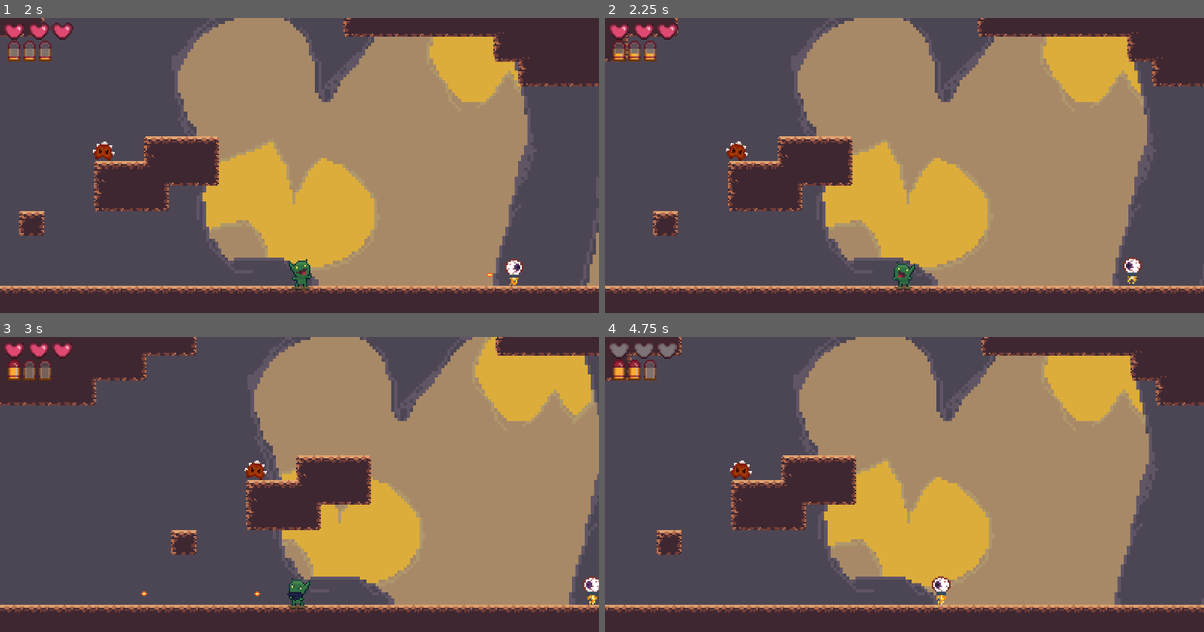
Above: before the commit, frames 1-4 (two rows, left to right).
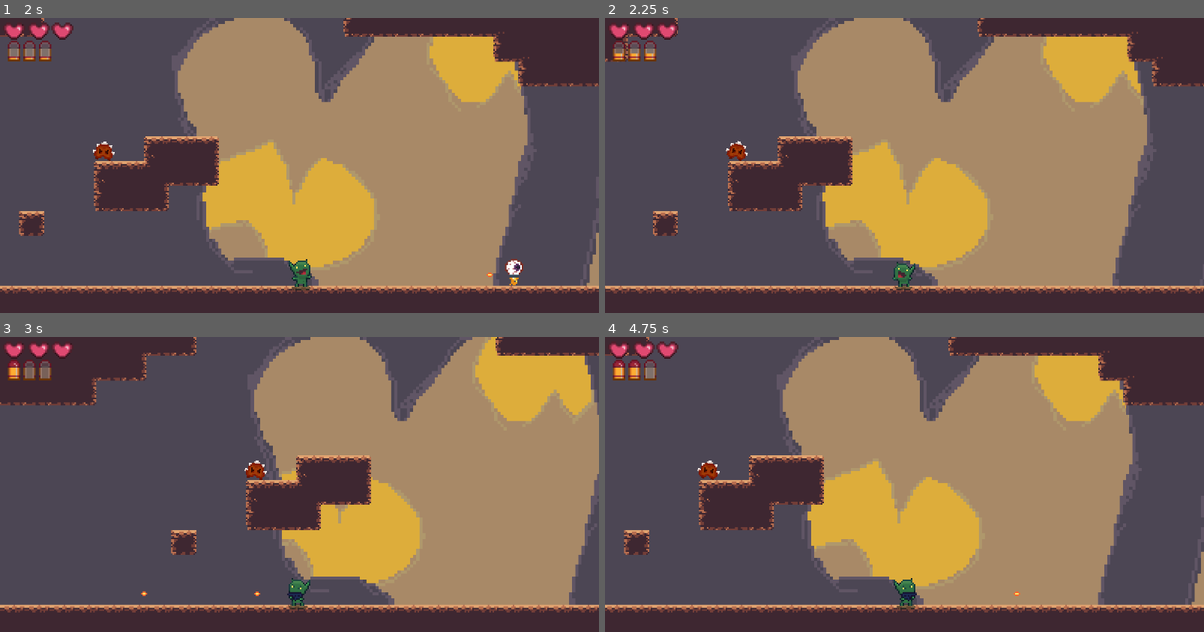
Above: after the commit, the same moments.

Repository: htimsekim/gobbo
Game: Godot game, scene res://src/Main/Game.tscn
Same seed, same stepped clock (60 frames per second), same inputs: the game is played once before the commit and once after it.
Inputs (mouse positions are in pixels of both pictures, inside the frame that each line leads up to):
- Up to frame 1 (2 s): move the mouse to (431, 168) at 0.52 s; hold Right (move_right) 0.53-1.25 s; hold S (crouch) 0.53-1.25 s; click (431, 168) at 0.67 s; tap Space (jump) at 0.77 s; drag from (179, 203) to (299, 271) at 1.27 s
- Up to frame 2 (2.25 s): move the mouse to (964, 112) at 2.02 s; press the mouse at (964, 112) at 2.03 s; hold A (move_left) from 2.03 s (still down)
- Up to frame 3 (3 s): release A (move_left) at 2.75 s; release the mouse at (359, 431) at 2.75 s; drag from (269, 573) to (119, 455) at 2.77 s
- Up to frame 4 (4.75 s): move the mouse to (1084, 555) at 3.52 s; hold Right (move_right) 3.53-4.25 s; hold Right mouse button (shoot) 3.53-4.25 s; tap Space (jump) at 3.77 s; drag from (724, 455) to (814, 419) at 4.27 s

Frame 1 is identical in both runs. In frame 2, 0.2% of the frame differs, in the area x 86-90%, y 81-91%; in frame 3, 0.2%; in frame 4, 15%, in the area x 0-100%, y 0-94%.
Error in both runs: Invalid get index '0' (on base: 'Array'). (res://src/Main/Game.gd:16)

Commit message:
blink

Diff:
--- a/src/Objects/Hurtbox.gd
+++ b/src/Objects/Hurtbox.gd
@@ -9,7 +9,6 @@
 		player.playerdamage($"../TextureProgress".step, $"../".position) #call enemydamage to damage, blink, and knockback player
 
 func _on_Timer_timeout():
-	print("timerend")
 	$"../".set_collision_mask(7)
 	set_collision_mask(7)
 	player.blink = false
--- a/src/Objects/Player.gd
+++ b/src/Objects/Player.gd
@@ -140,8 +140,8 @@
 func playerdamage(damage,enemyPosition): #damage, blink, and knockback player
 	blink = true #player hit, enable knockback effect
 	knockback = true
+	enemyPos = enemyPosition
 
-	enemyPos = enemyPosition
 	if $TextureProgress.value <= 0: #if player is dead, end game DAMAGE
 		print("i died")
 	else: #decrease player health
--- a/src/Objects/projectile.gd
+++ b/src/Objects/projectile.gd
@@ -21,10 +21,8 @@
 		body.get_node("TextureProgress").value -= 10
 
 		if body.get_node("TextureProgress").value <= 0: #if enemy health is 0, free it
-#			print(body.get_node("Hurtbox/Timer").name)
-			body.get_node("Hurtbox/Timer").stop()
-			print("dead")
-	#		body.queue_free()
+			body.get_node("Hurtbox")._on_Timer_timeout()
+			body.queue_free()
 
 func _on_invisTimer_timeout():
 	visible = true
